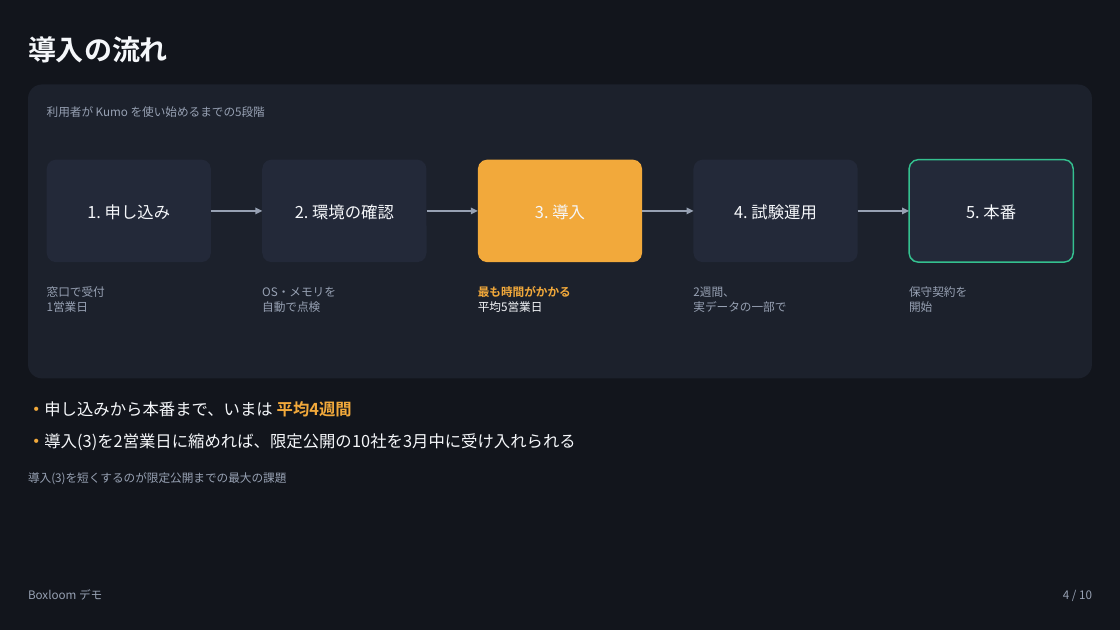
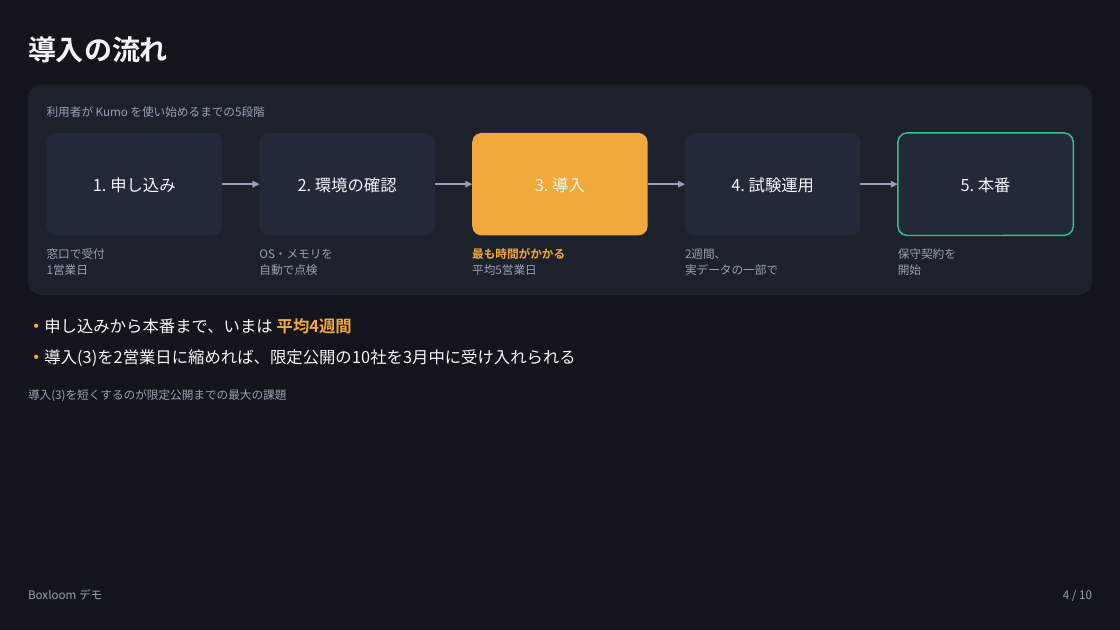
Before and after one commit to tjst-t/boxloom, a slide deck: slide 4 of boxloom/out/subsystems_showcase_dark.pptx. Drawn at 1120x630 pixels with LibreOffice and Linux fonts; fonts in the diff are those of the drawing. Boxes give left, top, right and bottom in pixels: in the first picture for what was removed or moved away, otherwise in the second. Text is boxed around its words. In the diff, an @@ line names an element or a change of style, - is before the commit and + after.

```diff
--- a/boxloom/out/subsystems_showcase_dark.pptx
+++ b/boxloom/out/subsystems_showcase_dark.pptx
@@ rounded rectangle resized from (x1=28, y1=85, x2=1092, y2=379) to (x1=28, y1=85, x2=1092, y2=296) @@
@@ rounded rectangle at (x1=28, y1=85, x2=1092, y2=296): proportions changed @@
@@ rounded rectangle "1. 申し込み" resized from (x1=47, y1=160, x2=212, y2=262) to (x1=47, y1=133, x2=223, y2=235) @@
@@ rounded rectangle "2. 環境の確認" resized from (x1=262, y1=160, x2=427, y2=262) to (x1=260, y1=133, x2=435, y2=235) @@
@@ rounded rectangle "3. 導入" resized from (x1=478, y1=160, x2=643, y2=262) to (x1=472, y1=133, x2=648, y2=235) @@
@@ rounded rectangle "4. 試験運用" resized from (x1=694, y1=160, x2=859, y2=262) to (x1=686, y1=133, x2=861, y2=235) @@
@@ rounded rectangle "5. 本番" resized from (x1=909, y1=160, x2=1074, y2=262) to (x1=898, y1=133, x2=1074, y2=235) @@
@@ arrow moved from (211, 211) - (262, 211) to (222, 184) - (260, 184) @@
@@ arrow moved from (427, 211) - (478, 211) to (435, 184) - (472, 184) @@
@@ arrow moved from (642, 211) - (694, 211) to (648, 184) - (686, 184) @@
@@ arrow moved from (858, 211) - (909, 211) to (860, 184) - (898, 184) @@
@@ text "窓口で受付" moved from (x1=47, y1=286, x2=105, y2=312) to (x1=47, y1=248, x2=105, y2=275) @@
@@ text "OS・メモリを" moved from (x1=262, y1=287, x2=336, y2=312) to (x1=259, y1=249, x2=333, y2=275) @@
@@ text at (x1=472, y1=264, x2=537, y2=275): text colour #F5F7FA to #97A1B3 in "平均5営業日" @@
@@ text "最も時間がかかる" moved from (x1=478, y1=286, x2=571, y2=312) to (x1=472, y1=248, x2=565, y2=275) @@
@@ text "2週間、" moved from (x1=693, y1=286, x2=786, y2=312) to (x1=685, y1=248, x2=778, y2=275) @@
@@ text "保守契約を" moved from (x1=909, y1=286, x2=967, y2=312) to (x1=898, y1=248, x2=956, y2=275) @@
@@ 3 texts moved together from (x1=28, y1=401, x2=576, y2=484) to (x1=28, y1=318, x2=576, y2=401) @@
```
Also in this commit, not shown: 4 other slides changed, 2 other files.
